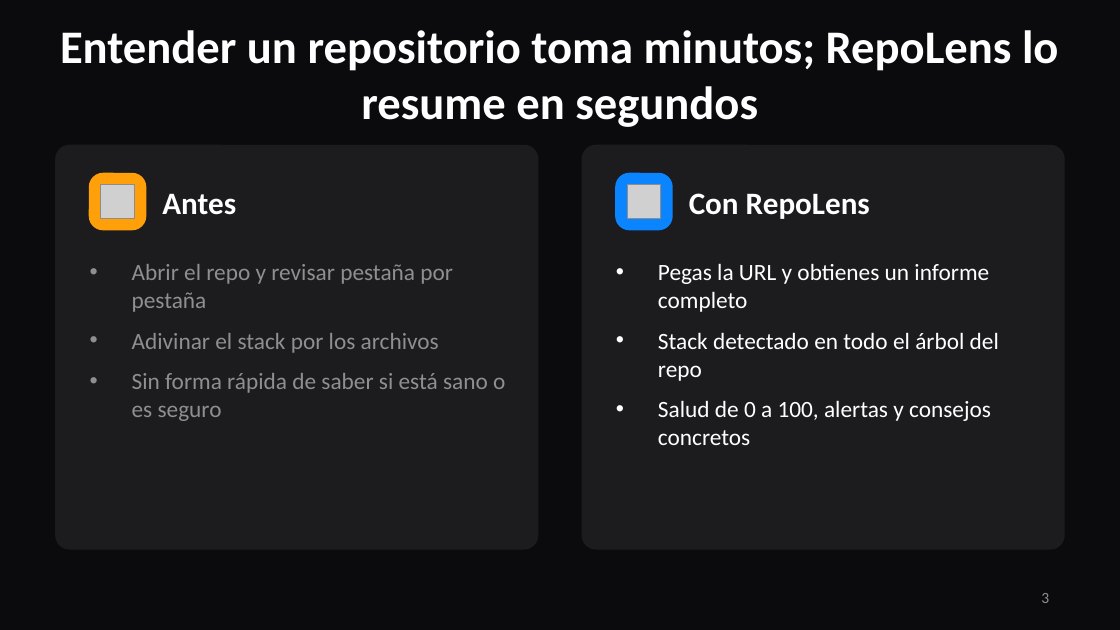
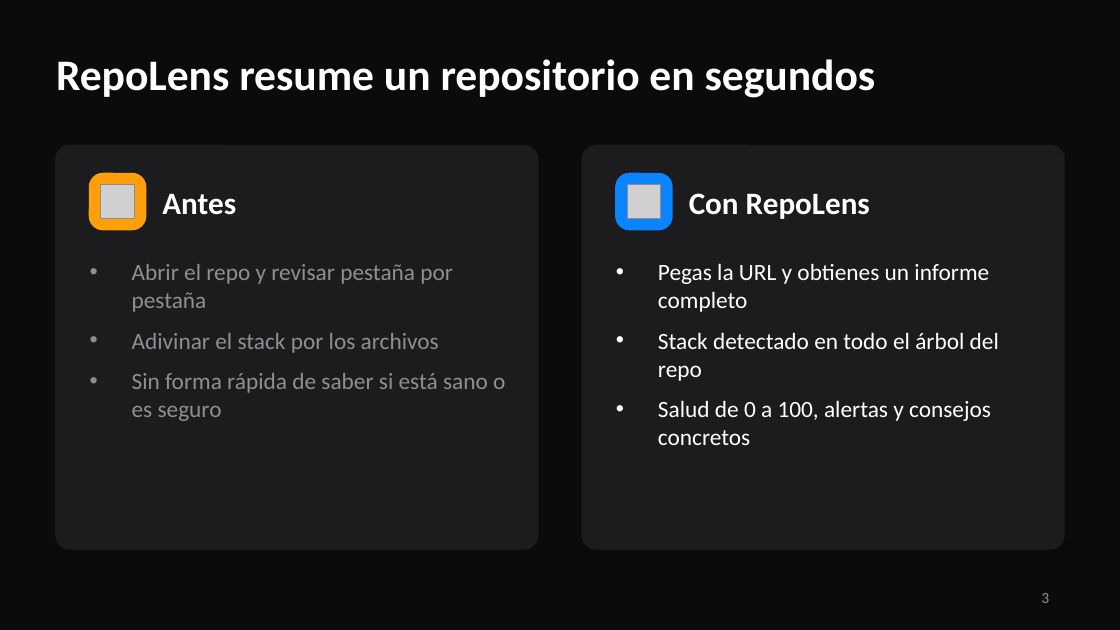
Before and after one commit to sluna5-coder/RepoLens, a slide deck: slide 3 of Entrega/Presentacion/RepoLens.pptx. Drawn at 1120x630 pixels with LibreOffice and Linux fonts; fonts in the diff are those of the drawing; grey boxes stand for pictures. Boxes give left, top, right and bottom in pixels: in the first picture for what was removed or moved away, otherwise in the second. Text is boxed around its words. In the diff, an @@ line names an element or a change of style, - is before the commit and + after.

```diff
--- a/Entrega/Presentacion/RepoLens.pptx
+++ b/Entrega/Presentacion/RepoLens.pptx
@@ title at <box>56,59,876,98</box>: text changed; size 30 to 28 pt @@
-Entender un repositorio toma minutos; RepoLens lo resume en segundos
+RepoLens resume un repositorio en segundos
```
Also in this commit, not shown: 7 other slides changed, 5 slides added.
